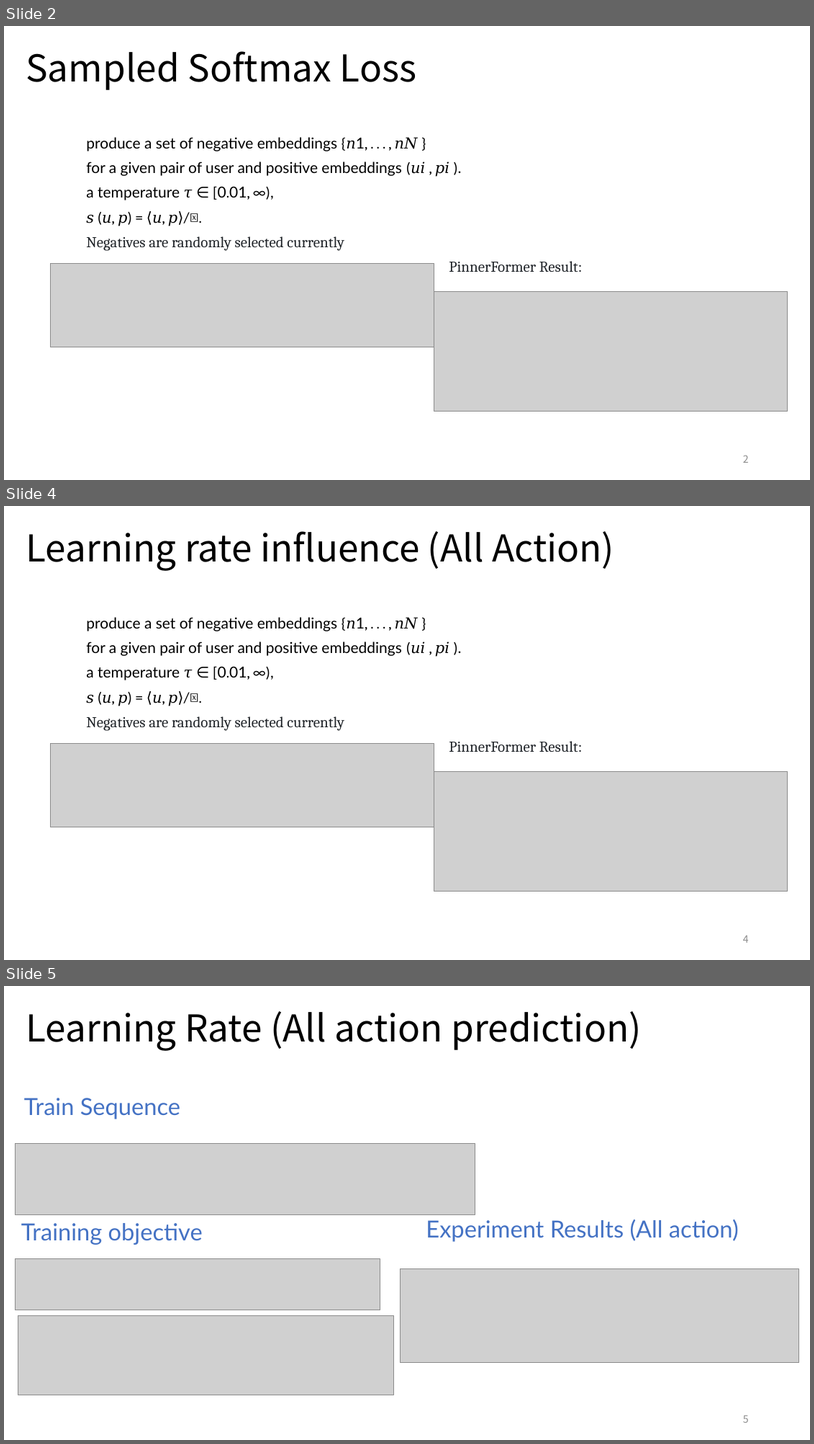
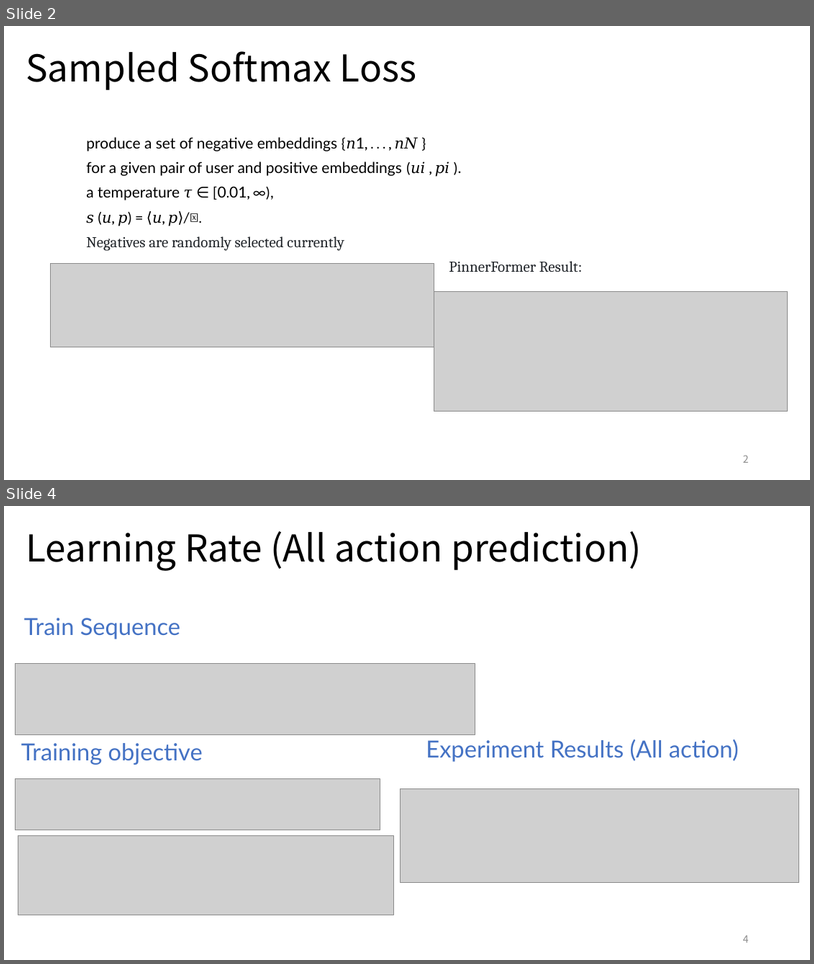
Before and after one commit to YunlongLin0125/Recommender-System, a slide deck: week4/Dissertation_4.pptx. Shown one above the other, each under a label of ours: slides 2, 4 and 5 before the commit, slides 2 and 4 after it; the slides between them are not shown. The pictures are 814x1444 and 814x964 pixels, drawn with LibreOffice and Linux fonts; fonts in the diff are those of the drawing; grey boxes stand for pictures. Boxes give left, top, right and bottom in pixels: in the first picture for what was removed or moved away, otherwise in the second. Text is boxed around its words. In the diff, an @@ line names an element or a change of style, - is before the commit and + after.

```diff
--- a/week4/Dissertation_4.pptx
+++ b/week4/Dissertation_4.pptx
@@ slide 4 removed at [4,506,810,960], background #FFFFFF @@
@@ title removed at [26,531,615,571] @@
-Learning rate influence (All Action)
@@ text removed at [86,617,582,752] @@
-produce a set of negative embeddings {𝑛1, . . . , 𝑛𝑁 }
-for a given pair of user and positive embeddings (𝑢𝑖 , 𝑝𝑖 ).
-a temperature 𝜏 ∈ [0.01, ∞),
-𝑠 (𝑢, 𝑝) = ⟨𝑢, 𝑝⟩/𝜏.
-Negatives are randomly selected currently
-PinnerFormer Result:
@@ picture removed at [50,743,434,826] @@
@@ picture removed at [434,771,787,891] @@
@@ page number removed at [743,935,749,942] @@
-4
@@ what was slide 5 is now slide 4 @@
@@ page number at [743,935,749,942]: text changed @@
-5
+4
```
Also in this commit, not shown: 1 slide changed, 2 other files.
